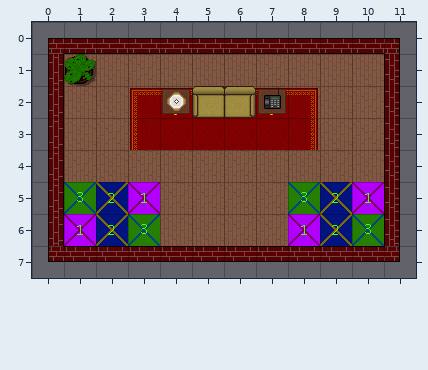
Tiled map (JSON) -- assets/maps/test_room.json. That is the earlier state.
Cells are 32x32 px. Shown: x 0..11, y 0..7. Tiles whose own drawing changed are shown in their newer look in all pictures.
New version:
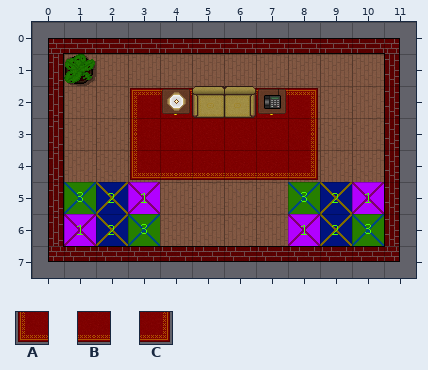
Key: from "tileset": A 37, B 38, C 39.
_ is an empty cell.
Commit message: Tileset: Add missing rug tiles. Add better shadow to plant. Clean up walls a bit.
Difference:
Layer "Rug":
y 4: x 3..8 ______ -> ABBBBC
